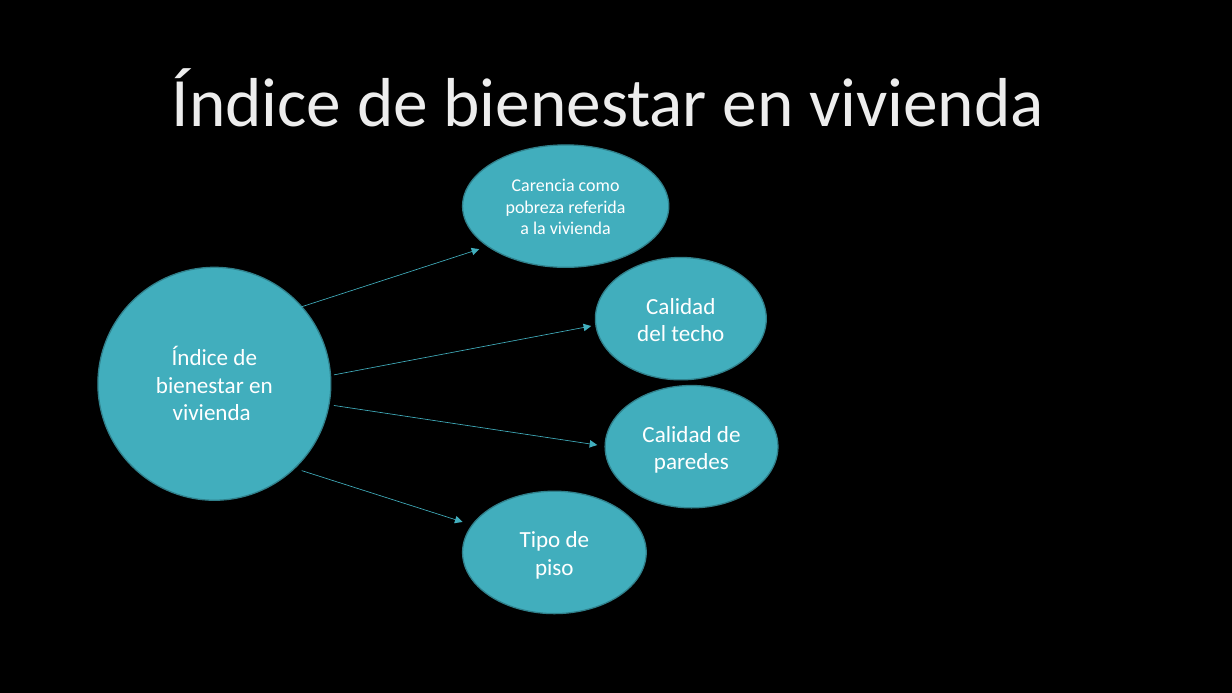
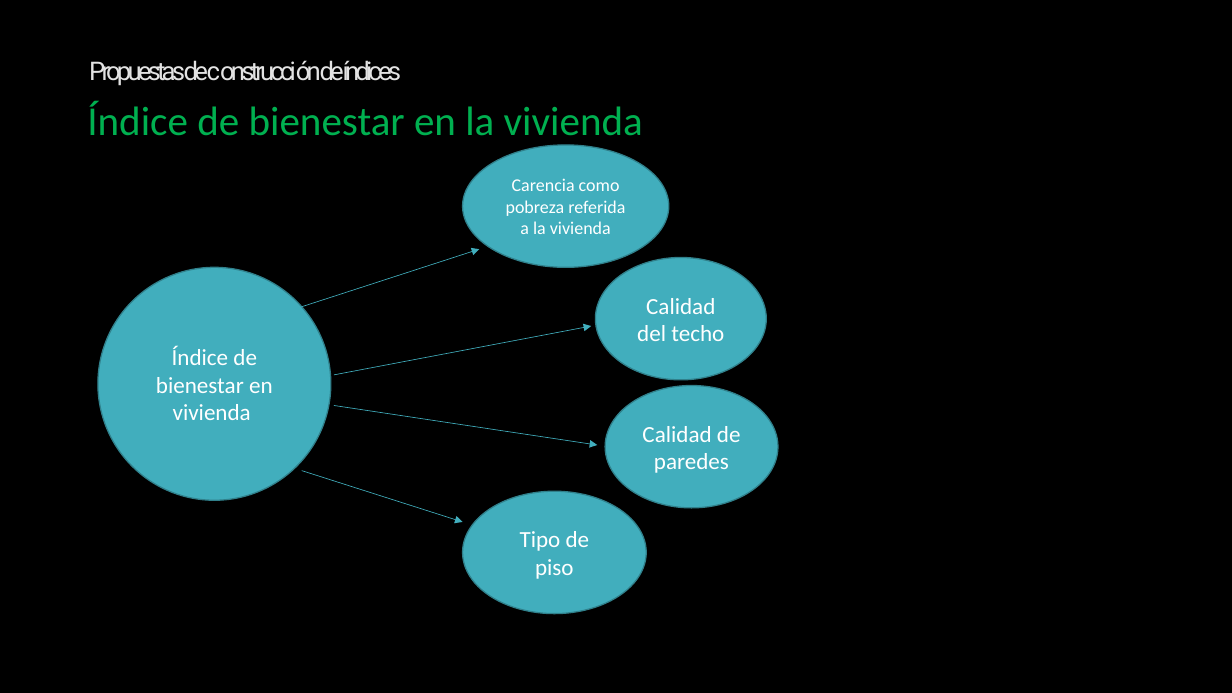
Before and after one commit to Sud-Austral/ds_indices, a slide deck: slide 31 of indices.pptx. Drawn at 1232x693 pixels with LibreOffice and Linux fonts; fonts in the diff are those of the drawing; background and template pictures are left out. Boxes give left, top, right and bottom in pixels: in the first picture for what was removed or moved away, otherwise in the second. Text is boxed around its words. In the diff, an @@ line names an element or a change of style, - is before the commit and + after.

```diff
--- a/indices.pptx
+++ b/indices.pptx
@@ text added at [89,60,402,86], 20 pt, text gradient #969696 to #E3E3E3 to #FFFFFF @@
+Propuestas de construcción de índices
@@ text at [87,102,643,146]: text changed; size 54 to 32 pt; text colour gradient #BFBFBF to #EDEDED to #FFFFFF to #00B050 @@
-Índice de bienestar en vivienda
+Índice de bienestar en la vivienda
```
Also in this commit, not shown: 33 other slides changed, 1 slide added, 1 slide removed.
